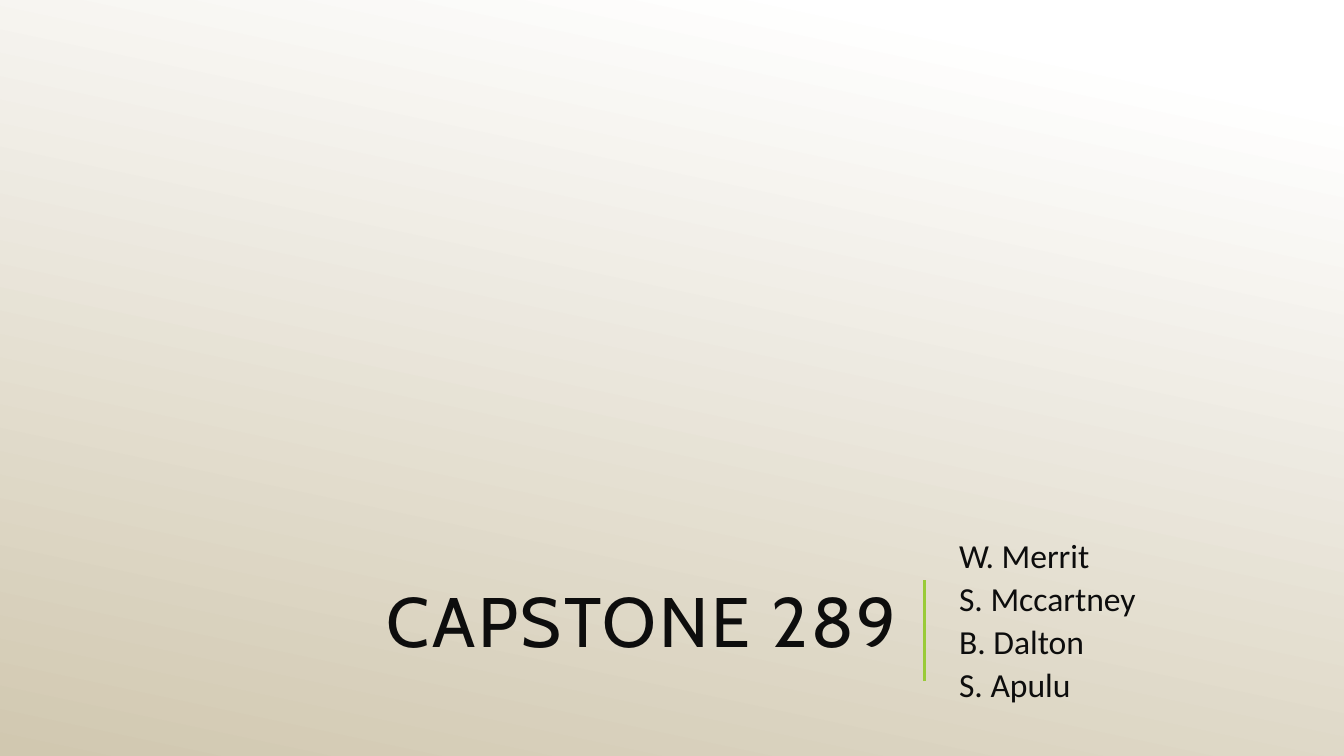
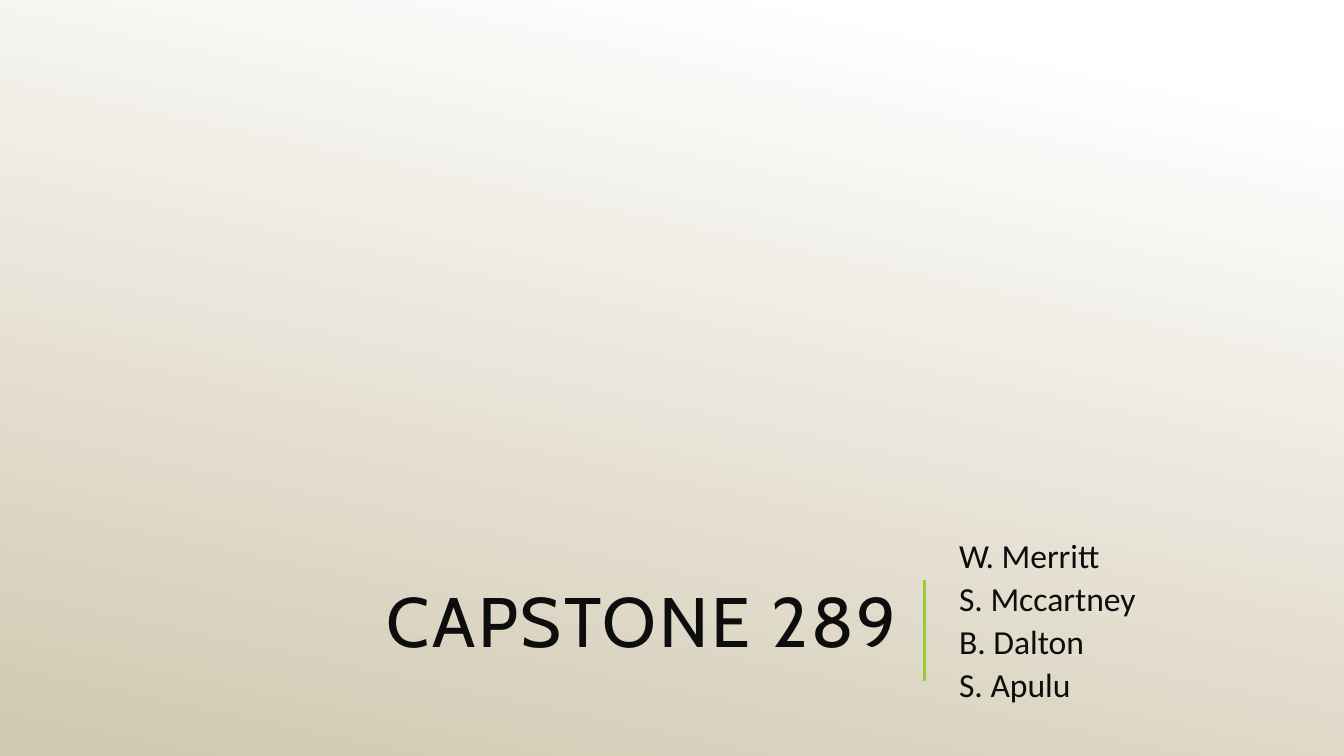
Before and after one commit to S-Apulu3008/CapstoneProject, a slide deck: slide 1 of PitchPresentation/PitchPresentation.pptx. Drawn at 1344x756 pixels with LibreOffice and Linux fonts; fonts in the diff are those of the drawing; background and template pictures are left out. Boxes give left, top, right and bottom in pixels: in the first picture for what was removed or moved away, otherwise in the second. Text is boxed around its words. In the diff, an @@ line names an element or a change of style, - is before the commit and + after.

```diff
--- a/PitchPresentation/PitchPresentation.pptx
+++ b/PitchPresentation/PitchPresentation.pptx
@@ subtitle at [959, 545, 1100, 569]: text changed @@
-W. Merrit
+W. Merritt
```
